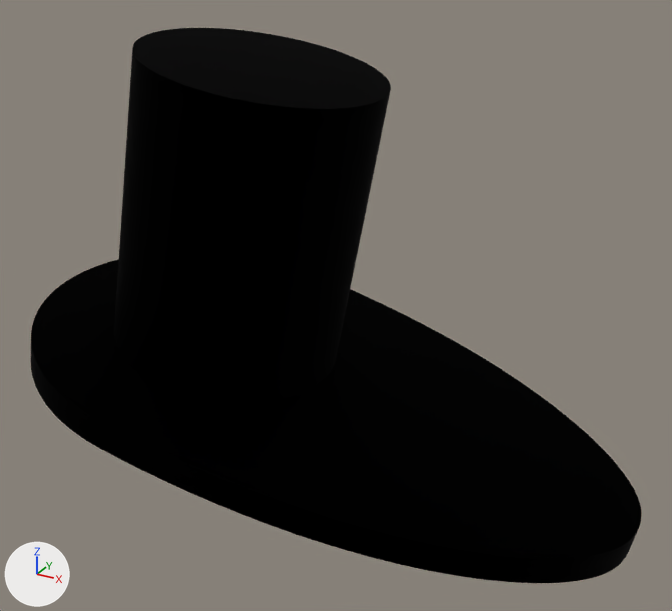
What one commit did to the glTF model frontend/public/models/OUTFITTING_INTERIOR__SIMPLIFIED ANCHOR WINCH.glb.
The view is the same before and after, from a 50 mm camera at (-3.832, -0.248, 2.244) aimed at (-4.004, 0.064, 2.088). The axes (+X, +Y, +Z) are drawn at lower left. The lights are the same throughout. The older version comes first. Where no turn or scale is listed for an object, it has been applied to the vertices.

Before the edit, the objects in view are built like this:
```python
mat_material_0 = principled_material('Material_0')
mat_material_0.base_color = (0.0, 0.0, 0.0)  # black #000000
mat_material_0.metallic = 1.0
mat_material_0.roughness = 1.0
me_mesh_0 = bpy.data.meshes.new('Mesh_0')
me_mesh_0.from_pydata(...)  # 377 vertices, 750 faces; spans x -4.149..-3.872, y -0.019..0.152, z 2.009..2.075
me_mesh_0.materials.append(mat_material_0)  # black #000000
me_mesh_1 = bpy.data.meshes.new('Mesh_1')
me_mesh_1.from_pydata(...)  # 168 vertices, 332 faces; spans x -4.1121..-3.9879, y 0.0156..0.1172, z 2.0487..2.1929
me_mesh_1.materials.append(mat_material_0)  # black #000000
ob_mesh_0 = bpy.data.objects.new('Mesh_0', me_mesh_0)
ob_mesh_0.location = (0.0, 0.0, 0.0)
ob_mesh_1 = bpy.data.objects.new('Mesh_1', me_mesh_1)
ob_mesh_1.location = (0.0, 0.0, 0.0)
```
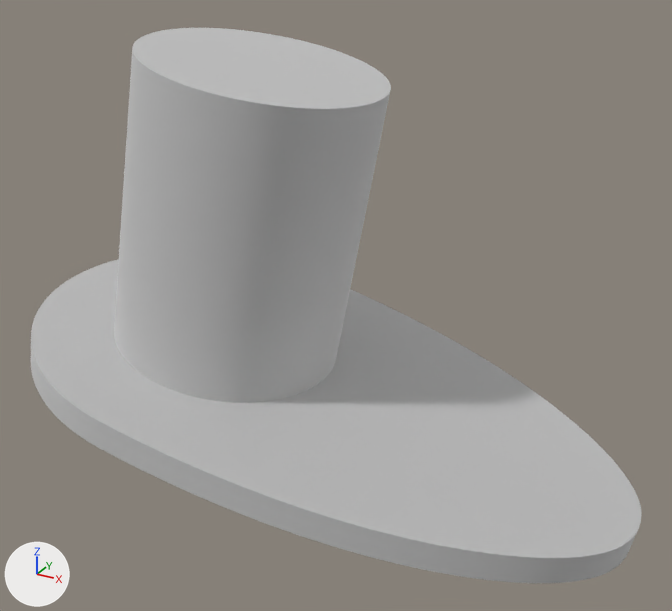
Location of each change, (x1, y1, x2, y2) in pixels of the pictures (672 x 611 px):
'Mesh_0', recoloured (black to light grey): (31, 259, 642, 583) in both
'Mesh_1', recoloured (black to light grey): (114, 28, 391, 403) in both

Diff of the bpy script that builds the scene:
```diff
--- a/frontend/public/models/OUTFITTING_INTERIOR__SIMPLIFIED ANCHOR WINCH.glb.py
+++ b/frontend/public/models/OUTFITTING_INTERIOR__SIMPLIFIED ANCHOR WINCH.glb.py
@@ mat_material_0 @@
 mat_material_0 = principled_material('Material_0')
-mat_material_0.base_color = (0.0, 0.0, 0.0)  # black #000000
+mat_material_0.base_color = (0.745, 0.745, 0.745)  # light grey #e0e0e0
 mat_material_0.metallic = 1.0
```
